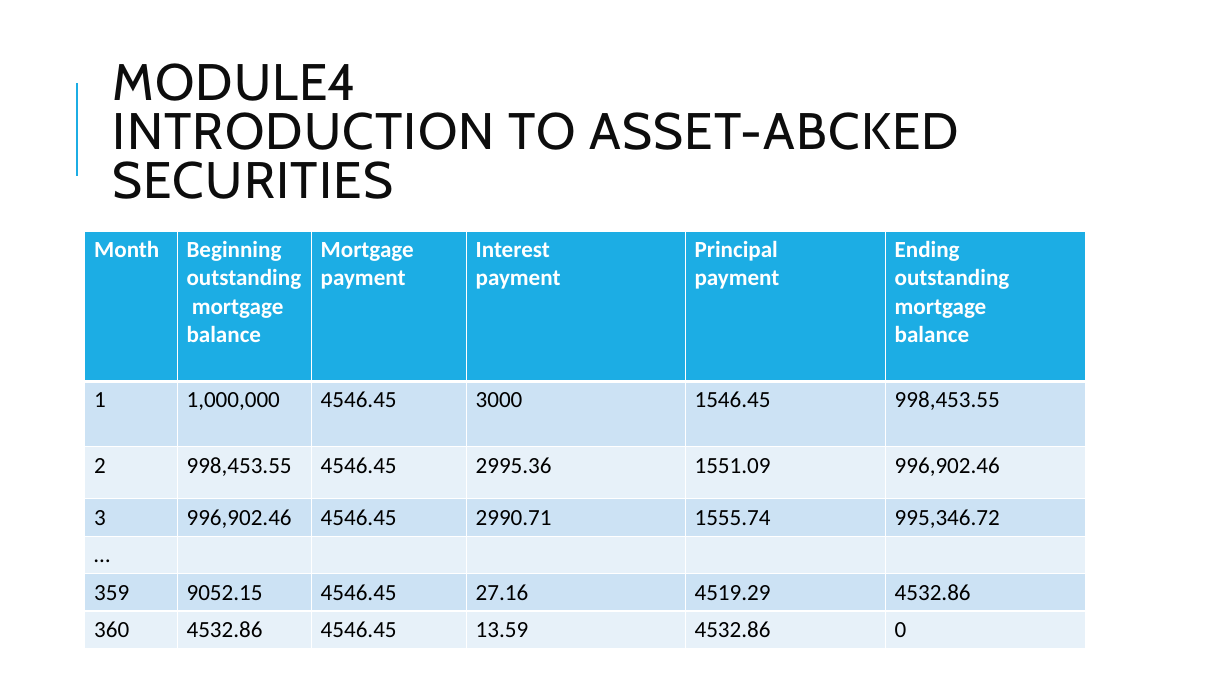
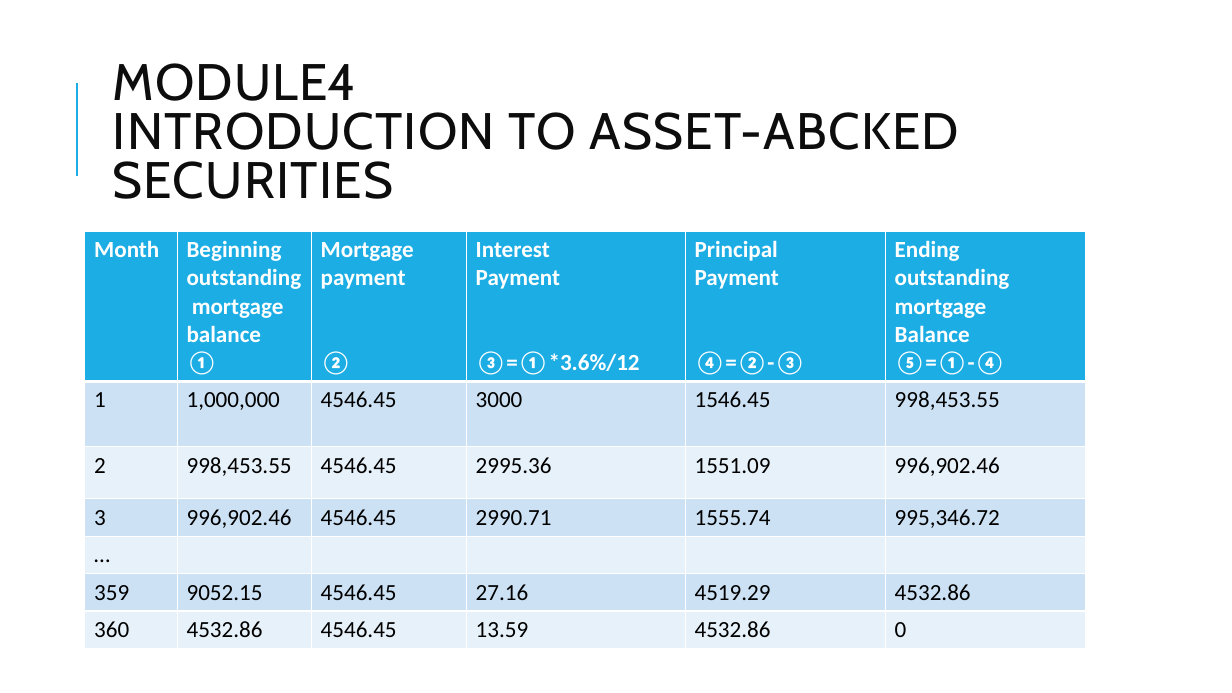
Before and after one commit to Isco0530/data, a slide deck: slide 4 of Fixed Income-23.pptx. Drawn at 1232x693 pixels with LibreOffice and Linux fonts; fonts in the diff are those of the drawing. Boxes give left, top, right and bottom in pixels: in the first picture for what was removed or moved away, otherwise in the second. Text is boxed around its words. In the diff, an @@ line names an element or a change of style, - is before the commit and + after.

```diff
--- a/Fixed Income-23.pptx
+++ b/Fixed Income-23.pptx
@@ table at <box>85,231,1087,643</box> @@
-row 1: Month | Beginning outstanding mortgage / balance | Mortgage payment | Interest / payment | Principal / payment | Ending outstanding mortgage / balance
+row 1: Month | Beginning outstanding mortgage / balance / ① | Mortgage payment / ② | Interest / Payment / ③=①*3.6%/12 | Principal / Payment / ④=②-③ | Ending outstanding mortgage / Balance / ⑤=①-④
```
Also in this commit, not shown: 3 other slides changed.
